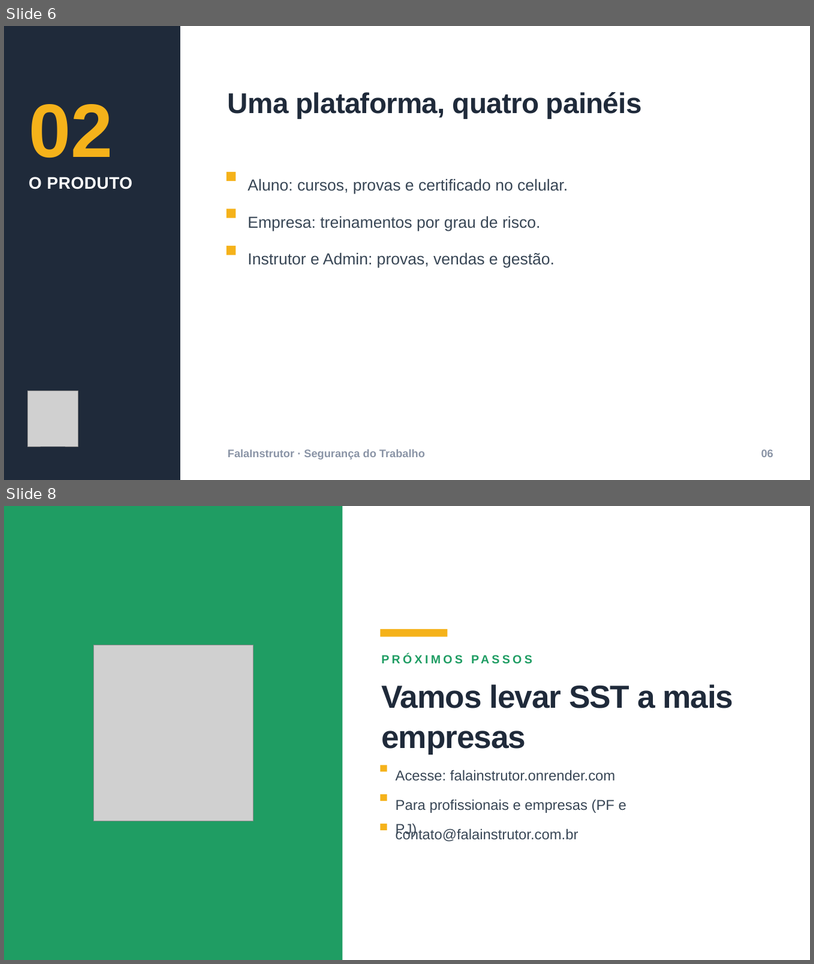
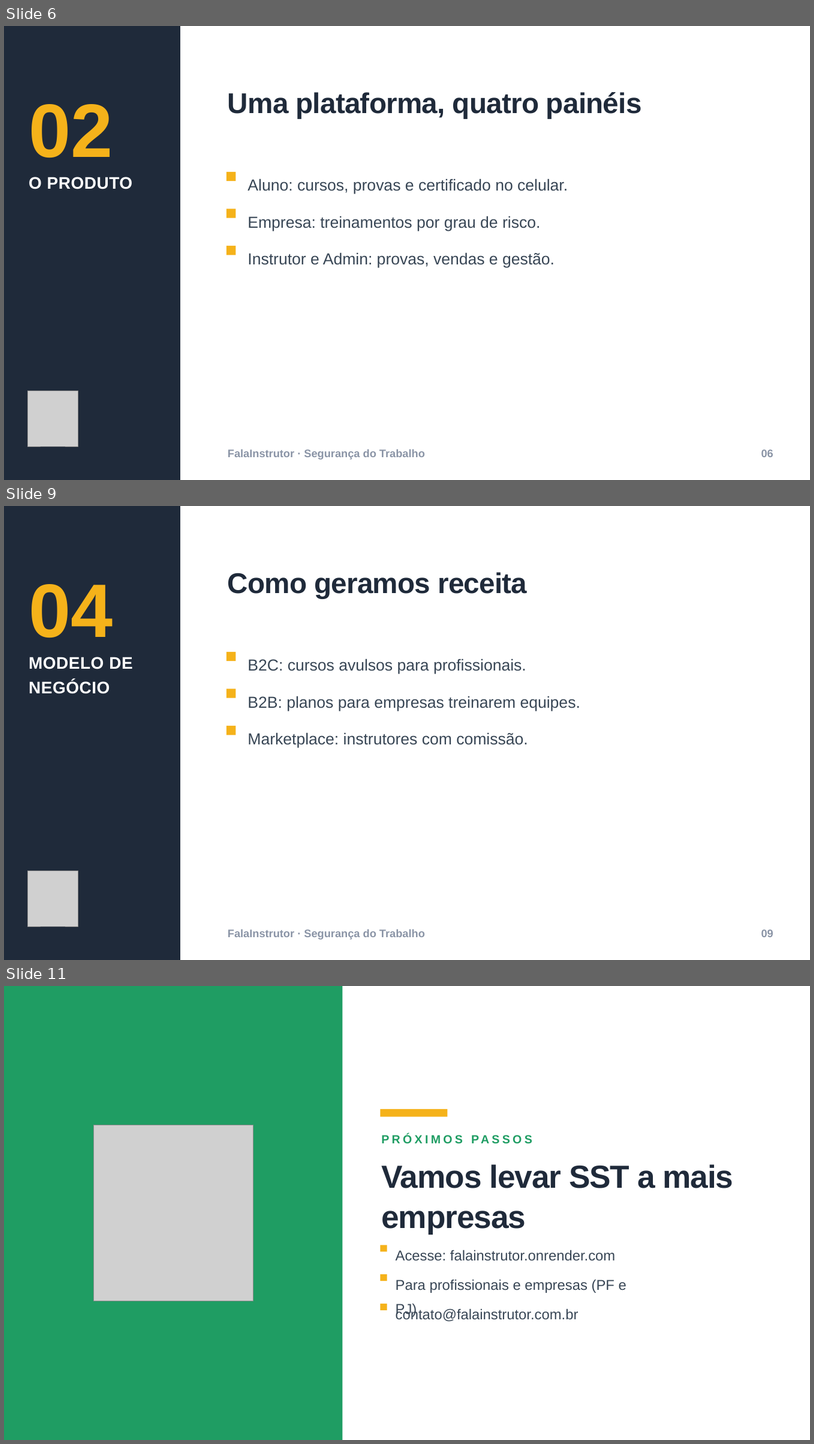
Before and after one commit to Adriano2/FALAINSTRUTOR-UNIFICADO, a slide deck: docs/FalaInstrutor-Pitch.pptx. Shown one above the other, each under a label of ours: slides 6 and 8 before the commit, slides 6, 9 and 11 after it; the slides between them are not shown. The pictures are 814x964 and 814x1444 pixels, drawn with LibreOffice and Linux fonts; fonts in the diff are those of the drawing; grey boxes stand for pictures. Boxes give left, top, right and bottom in pixels: in the first picture for what was removed or moved away, otherwise in the second. Text is boxed around its words. In the diff, an @@ line names an element or a change of style, - is before the commit and + after.

```diff
--- a/docs/FalaInstrutor-Pitch.pptx
+++ b/docs/FalaInstrutor-Pitch.pptx
@@ slide 9 added at box(4, 506, 810, 960), background #FFFFFF @@
@@ rectangle added at box(4, 506, 180, 960), fill #1F2A3A @@
@@ text added at box(228, 572, 527, 598), 51 pt, text #1F2A3A, bold @@
+Como geramos receita
@@ text added at box(29, 584, 113, 638), 135 pt, text #F5B21A, bold @@
+04
@@ text added at box(29, 657, 132, 694), 30 pt, text #FFFFFF, bold @@
+MODELO DE NEGÓCIO
@@ rectangle added at box(227, 652, 236, 661), fill #F5B21A @@
@@ text added at box(248, 658, 527, 674), 28.5 pt, text #384655 @@
+B2C: cursos avulsos para profissionais.
@@ rectangle added at box(227, 688, 236, 698), fill #F5B21A @@
@@ text added at box(248, 696, 581, 711), 28.5 pt, text #384655 @@
+B2B: planos para empresas treinarem equipes.
@@ rectangle added at box(227, 726, 236, 735), fill #F5B21A @@
@@ text added at box(248, 732, 528, 748), 28.5 pt, text #384655 @@
+Marketplace: instrutores com comissão.
@@ picture added at box(27, 870, 78, 926) @@
@@ text added at box(228, 929, 425, 939), 19.5 pt, text #8A94A6, bold @@
+FalaInstrutor · Segurança do Trabalho
@@ text added at box(762, 929, 774, 937), 19.5 pt, text #8A94A6, bold @@
+09
@@ what was slide 8 is now slide 11 @@
```
Also in this commit, not shown: 2 slides changed, 2 other slides added.
